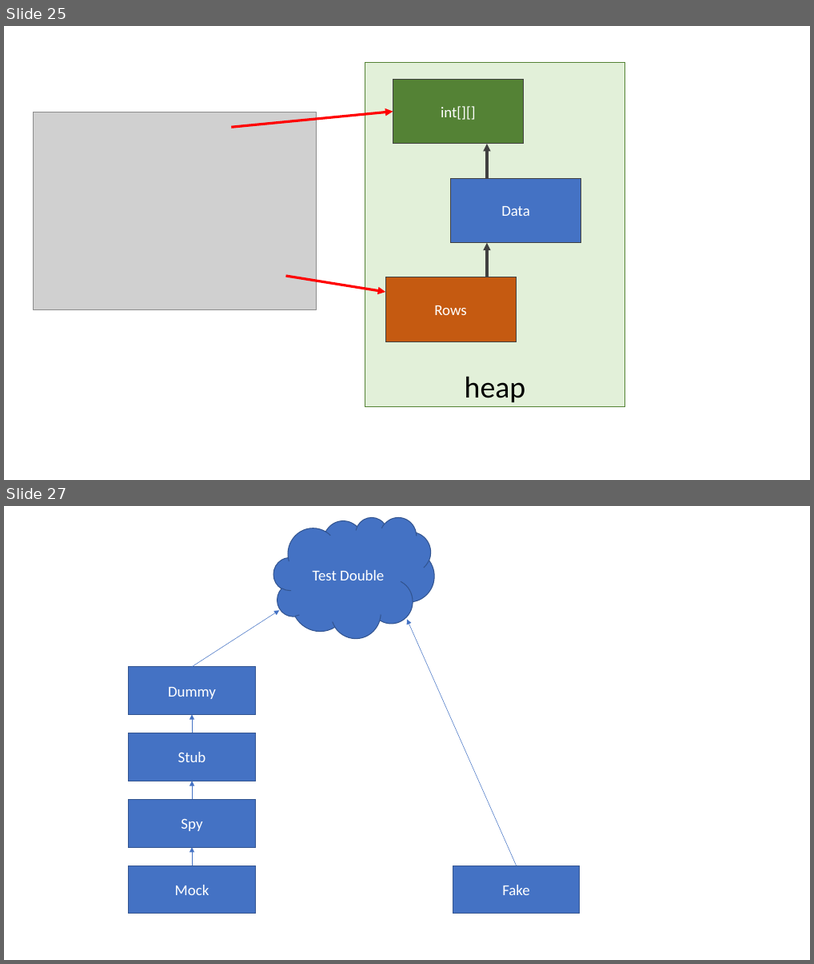
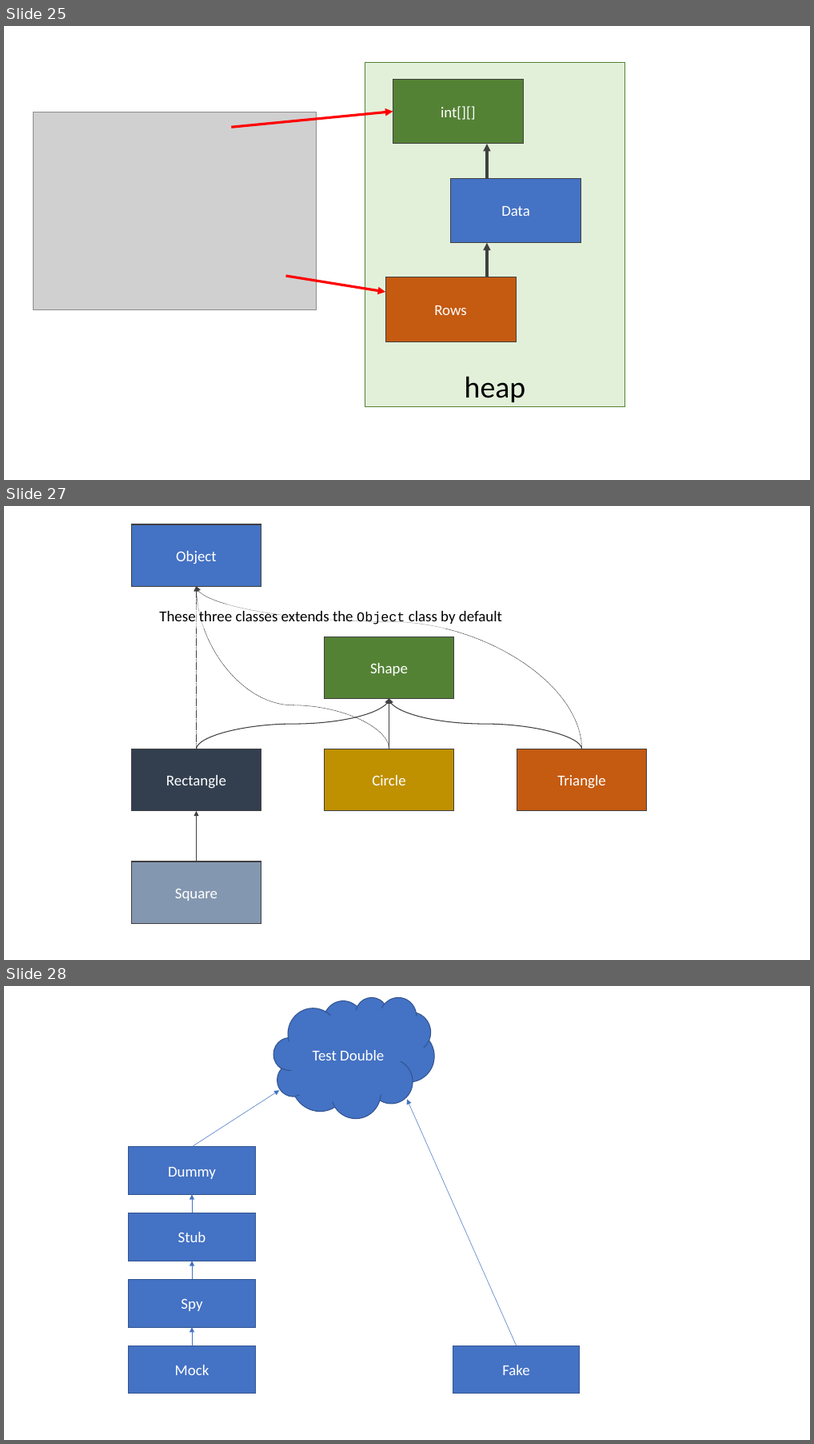
Before and after one commit to albertattard/java-boot-camp, a slide deck: assets/images/Images.pptx. Shown one above the other, each under a label of ours: slides 25 and 27 before the commit, slides 25, 27 and 28 after it; the slides between them are not shown. The pictures are 814x964 and 814x1444 pixels, drawn with LibreOffice and Linux fonts; fonts in the diff are those of the drawing; grey boxes stand for pictures. Boxes give left, top, right and bottom in pixels: in the first picture for what was removed or moved away, otherwise in the second. Text is boxed around its words. In the diff, an @@ line names an element or a change of style, - is before the commit and + after.

```diff
--- a/assets/images/Images.pptx
+++ b/assets/images/Images.pptx
@@ slide 27 added at [4, 506, 810, 960], background #FFFFFF @@
@@ rectangle added at [132, 524, 261, 586], fill #4472C4, outline #404040 1 pt, 18 pt, text #FFFFFF @@
+Object
@@ arrow added from (196, 749) to (196, 587), #404040 0.5 pt dashed @@
@@ curved arrow added from (582, 749) to (196, 587), #404040 0.5 pt dashed @@
@@ curved arrow added from (390, 749) to (196, 587), #404040 0.5 pt dashed @@
@@ text added at [159, 609, 502, 626], 18 pt, text #000000 @@
+These three classes extends the Object class by default
@@ rectangle added at [325, 636, 454, 698], fill #548235, outline #404040 1 pt, 18 pt, text #FFFFFF @@
+Shape
@@ curved arrow added from (196, 749) to (390, 698), #404040 1 pt @@
@@ curved arrow added from (582, 749) to (390, 698), #404040 1 pt @@
@@ arrow added from (390, 749) to (390, 698), #404040 1 pt @@
@@ rectangle added at [132, 749, 261, 811], fill #333F50, outline #404040 1 pt, 18 pt, text #FFFFFF @@
+Rectangle
@@ rectangle added at [325, 749, 454, 811], fill #BF9000, outline #404040 1 pt, 18 pt, text #FFFFFF @@
+Circle
@@ rectangle added at [518, 749, 647, 811], fill #C55A11, outline #404040 1 pt, 18 pt, text #FFFFFF @@
+Triangle
@@ arrow added from (196, 861) to (196, 811), #404040 1 pt @@
@@ rectangle added at [132, 861, 261, 923], fill #8497B0, outline #404040 1 pt, 18 pt, text #FFFFFF @@
+Square
@@ what was slide 27 is now slide 28 @@
```
Also in this commit, not shown: 5 other files.
